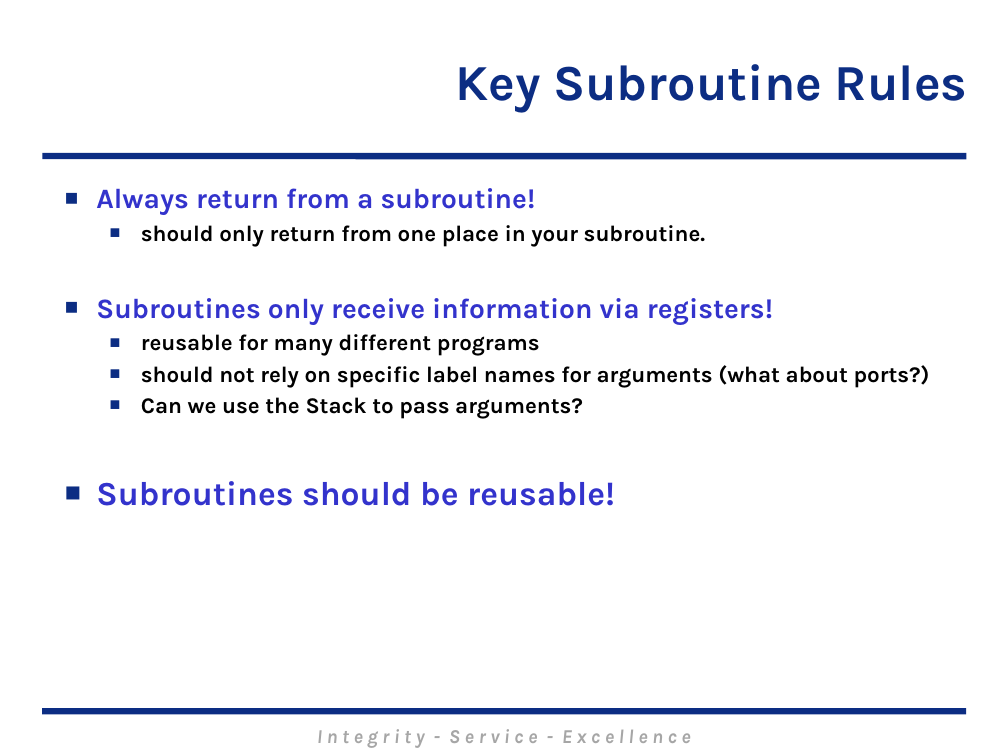
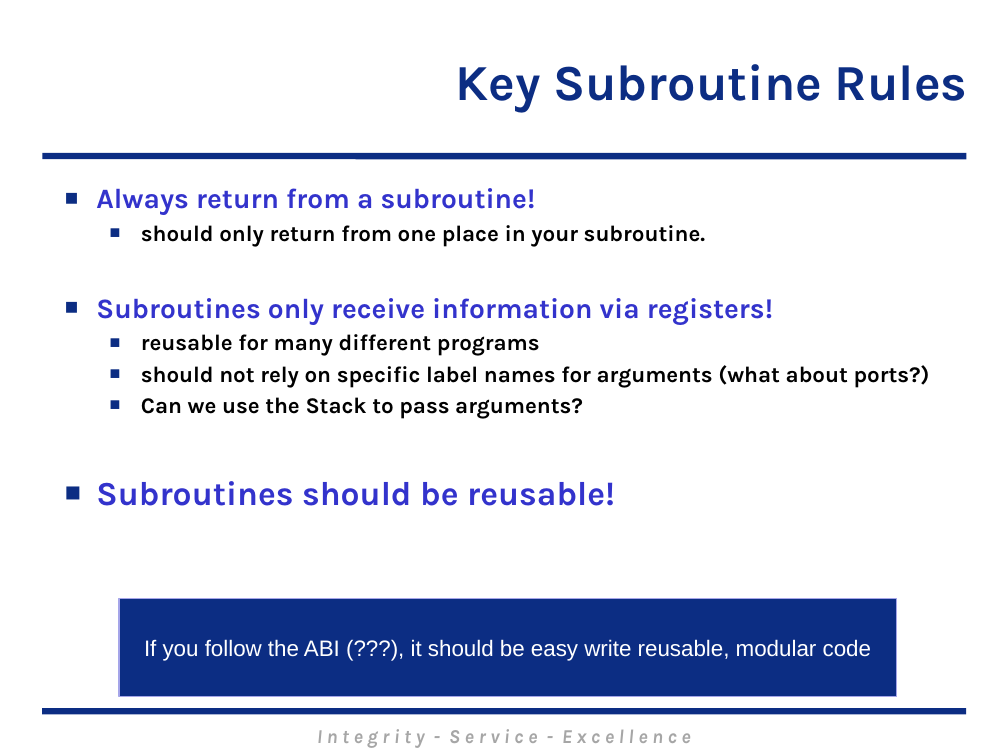
Before and after one commit to MarsUniversity/ECE382, a slide deck: slide 30 of source/lessons/lsn9-10/Lsn9-10.pptx (slide 29 before the commit). Drawn at 1008x756 pixels with LibreOffice and Linux fonts; fonts in the diff are those of the drawing; background and template pictures are left out. Boxes give left, top, right and bottom in pixels: in the first picture for what was removed or moved away, otherwise in the second. Text is boxed around its words. In the diff, an @@ line names an element or a change of style, - is before the commit and + after.

```diff
--- a/source/lessons/lsn9-10/Lsn9-10.pptx
+++ b/source/lessons/lsn9-10/Lsn9-10.pptx
@@ rectangle added at box(119, 599, 897, 697), fill #0C2D83, outline #A5A5E9 1 pt, 16 pt, text #FFFFFF @@
+If you follow the ABI (???), it should be easy write reusable, modular code
```
Also in this commit, not shown: 2 other slides changed, 1 slide added, 31 other files.
